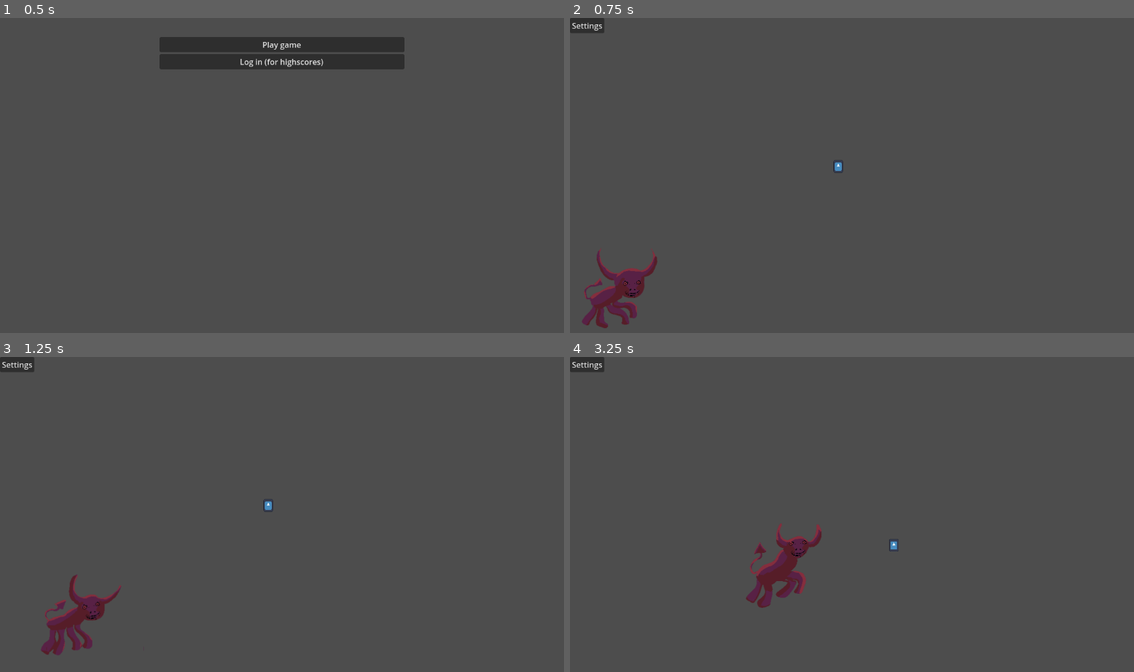
Above: before the commit, frames 1-4 (two rows, left to right).
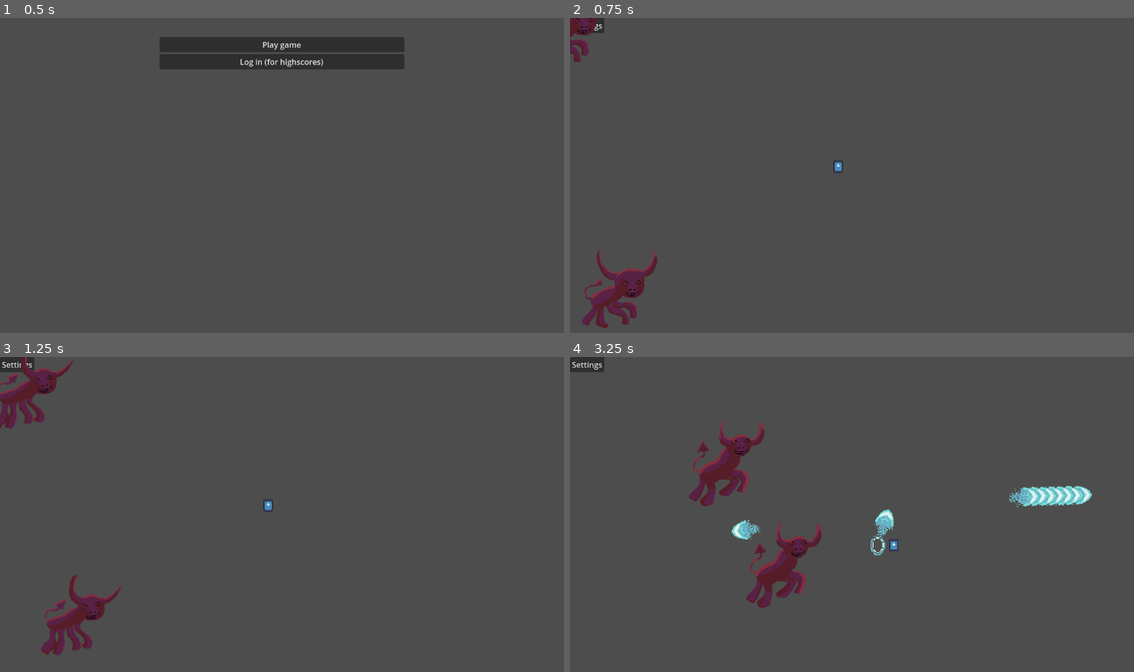
Above: after the commit, the same moments.

Repository: WilliamSundqvist/arcadegame
Game: Godot game, scene res://main_scene.tscn
Two runs of this game, one before a commit and one after it. Both use one fixed random seed, a clock stepped at 60 frames per second and the inputs below. The engine's default icon, where the game draws it, is replaced by a stand-in: a white triangle on a blue panel in a dark square.
Inputs (mouse positions are in pixels of both pictures, inside the frame that each line leads up to):
- Up to frame 1 (0.5 s): no input
- Up to frame 2 (0.75 s): click "Play game" at 0.5 s
- Up to frame 3 (1.25 s): no input
- Up to frame 4 (3.25 s): move the mouse to (976, 498) at 1.27 s; press the mouse at (976, 498) at 1.28 s; hold Right (right) 1.28-2.03 s; move the mouse to (739, 530) at 2.02 s; release the mouse at (739, 530) at 2.03 s; hold S (down) 2.03-2.78 s; tap Space (dash) at 2.1 s; click (739, 530) at 2.3 s; move the mouse to (908, 445) at 2.77 s; hold Right (right) from 2.78 s (still down); hold Shift (sprint) from 2.78 s (still down); click (908, 445) at 3.05 s

Frame 1 is identical in both runs. In frame 2, 0.4% of the frame differs, in the area x 0-5%, y 0-15%; in frame 3, 1.2%; in frame 4, 2.6%, in the area x 21-93%, y 20-64%.

Commit message:
added projectiles, healthpoints on cows and effects when shooting

Diff:
--- a/devil_cow/devil_cow.gd
+++ b/devil_cow/devil_cow.gd
@@ -4,8 +4,10 @@
 
 @export var cow_speed: float = 150.0       # Speed when sprinting
 @onready var player = $"../PlayerCharacter"
+var healthPoints: int
 # Called when the node enters the scene tree for the first time.
 func _ready():
+	healthPoints = 4
 	pass # Replace with function body.
 
 
@@ -17,3 +19,18 @@
 
 	input_vector = (player.position - position).normalized()
 	position += delta * cow_speed * input_vector
+
+func is_hit(damage):
+
+	healthPoints -= damage
+	print(healthPoints)
+	if(healthPoints <= 0):
+		queue_free()
+
+
+
+
+
+func _on_area_2d_area_entered(area):
+	if area.is_in_group("Projectile"):
+		is_hit(area.damage)
--- a/devil_cow/devil_cow.tscn
+++ b/devil_cow/devil_cow.tscn
@@ -1,6 +1,7 @@
-[gd_scene load_steps=14 format=3 uid="uid://d0yu8osq6i4ig"]
+[gd_scene load_steps=15 format=3 uid="uid://d0yu8osq6i4ig"]
 
 [ext_resource type="Texture2D" uid="uid://cc5owoow82ee2" path="res://devil_cow/devil_cow.png" id="1_6y1op"]
+[ext_resource type="Script" path="res://devil_cow/devil_cow.gd" id="1_jnh66"]
 [ext_resource type="Script" path="res://devil_cow/collision_shape_2d.gd" id="2_hrq67"]
 
 [sub_resource type="AtlasTexture" id="AtlasTexture_gdywn"]
@@ -77,9 +78,10 @@
 [sub_resource type="CircleShape2D" id="CircleShape2D_x7lx4"]
 radius = 38.6394
 
-[node name="DevilCow" type="Node2D"]
+[node name="DevilCow" type="Node2D" groups=["Enemies"]]
+script = ExtResource("1_jnh66")
 
-[node name="Area2D" type="Area2D" parent="."]
+[node name="Area2D" type="Area2D" parent="." groups=["Enemies"]]
 
 [node name="AnimatedSprite2D" type="AnimatedSprite2D" parent="Area2D"]
 sprite_frames = SubResource("SpriteFrames_uu1jd")
@@ -91,4 +93,6 @@
 shape = SubResource("CircleShape2D_x7lx4")
 script = ExtResource("2_hrq67")
 
+[connection signal="area_entered" from="Area2D" to="." method="_on_area_2d_area_entered"]
+[connection signal="body_entered" from="Area2D" to="." method="_on_area_2d_body_entered"]
 [connection signal="body_entered" from="Area2D" to="Area2D/CollisionShape2D" method="_on_area_2d_body_entered"]
--- /dev/null
+++ b/effects/blastEffect.tscn
@@ -0,0 +1,65 @@
+[gd_scene load_steps=10 format=3 uid="uid://c5qfep33j55fw"]
+
+[ext_resource type="Script" path="res://effects/blast_effect.gd" id="1_2ubpg"]
+[ext_resource type="Texture2D" uid="uid://2h07wpcf2nex" path="res://projectiles/muzzle_effect.png" id="2_r5ifi"]
+
+[sub_resource type="AtlasTexture" id="AtlasTexture_lypgs"]
+atlas = ExtResource("2_r5ifi")
+region = Rect2(0, 0, 20, 28)
+
+[sub_resource type="AtlasTexture" id="AtlasTexture_pg7n3"]
+atlas = ExtResource("2_r5ifi")
+region = Rect2(20, 0, 20, 28)
+
+[sub_resource type="AtlasTexture" id="AtlasTexture_jvfpt"]
+atlas = ExtResource("2_r5ifi")
+region = Rect2(40, 0, 20, 28)
+
+[sub_resource type="AtlasTexture" id="AtlasTexture_x6tfl"]
+atlas = ExtResource("2_r5ifi")
+region = Rect2(60, 0, 20, 28)
+
+[sub_resource type="AtlasTexture" id="AtlasTexture_nrlhi"]
+atlas = ExtResource("2_r5ifi")
+region = Rect2(80, 0, 20, 28)
+
+[sub_resource type="AtlasTexture" id="AtlasTexture_2a7s8"]
+atlas = ExtResource("2_r5ifi")
+region = Rect2(100, 0, 20, 28)
+
+[sub_resource type="SpriteFrames" id="SpriteFrames_khdjk"]
+animations = [{
+"frames": [{
+"duration": 1.0,
+"texture": SubResource("AtlasTexture_lypgs")
+}, {
+"duration": 1.0,
+"texture": SubResource("AtlasTexture_pg7n3")
+}, {
+"duration": 1.0,
+"texture": SubResource("AtlasTexture_jvfpt")
+}, {
+"duration": 1.0,
+"texture": SubResource("AtlasTexture_x6tfl")
+}, {
+"duration": 1.0,
+"texture": SubResource("AtlasTexture_nrlhi")
+}, {
+"duration": 1.0,
+"texture": SubResource("AtlasTexture_2a7s8")
+}],
+"loop": false,
+"name": &"default",
+"speed": 10.0
+}]
+
+[node name="blastEffect" type="AnimatedSprite2D"]
+texture_filter = 1
+scale = Vector2(2, 2)
+sprite_frames = SubResource("SpriteFrames_khdjk")
+autoplay = "default"
+frame = 5
+frame_progress = 1.0
+script = ExtResource("1_2ubpg")
+
+[connection signal="animation_finished" from="." to="." method="_on_animation_finished"]
--- /dev/null
+++ b/effects/blast_effect.gd
@@ -0,0 +1,16 @@
+extends AnimatedSprite2D
+
+
+
+var markerPosition : Vector2
+
+
+func _ready():
+	position = markerPosition
+
+func _process(delta):
+	pass
+
+
+func _on_animation_finished():
+	queue_free()
--- a/game/game.tscn
+++ b/game/game.tscn
@@ -1,9 +1,8 @@
-[gd_scene load_steps=5 format=3 uid="uid://byihbnp8mskmt"]
+[gd_scene load_steps=4 format=3 uid="uid://byihbnp8mskmt"]
 
 [ext_resource type="Script" path="res://game/game.gd" id="1_kv3x3"]
 [ext_resource type="PackedScene" uid="uid://d0yu8osq6i4ig" path="res://devil_cow/devil_cow.tscn" id="3_dni5l"]
 [ext_resource type="PackedScene" uid="uid://bwm5b0abmd5pj" path="res://player_character/player_character.tscn" id="3_vybl6"]
-[ext_resource type="Script" path="res://devil_cow/devil_cow.gd" id="4_2wv8o"]
 
 [node name="Game" type="Node2D"]
 script = ExtResource("1_kv3x3")
@@ -17,4 +16,5 @@
 
 [node name="DevilCow" parent="." instance=ExtResource("3_dni5l")]
 position = Vector2(99, 565)
-script = ExtResource("4_2wv8o")
+
+[node name="DevilCow2" parent="." instance=ExtResource("3_dni5l")]
--- a/player_character/player_character.gd
+++ b/player_character/player_character.gd
@@ -2,15 +2,17 @@
 class_name PlayerCharacter
 @onready var sprite: Sprite2D = $Sprite
 @onready var dashTimer: Timer = $dashTimer
-
+@onready var fireTimer = $fireTimer
+@onready var projectile = load("res://projectiles/basicProjectile.tscn")
 @export var camera: Camera2D
-
+@onready var blastEffect = load("res://effects/blastEffect.tscn")
 var current_state: State = null
 var state_moving = preload("res://player_character/states/moving.gd").new()
 var state_idle = preload("res://player_character/states/idle.gd").new()
 var state_dash = preload("res://player_character/states/dash.gd").new()
 
 var availableDashes = 3
+var fireRate = 0.1
 
 func _ready():
 	change_state(state_moving)
@@ -19,9 +21,26 @@
 	if current_state:
 		current_state.process(self, delta) #All logic is processed in ./states/ idle&moving&casting&taking_damage&etc
 
+	if Input.is_action_pressed("shoot") and fireTimer.is_stopped():
+		shoot()
+		fireTimer.start(fireRate)
+
+
+
 func change_state(new_state: State):
 	if current_state:
 		current_state.exit(self)
 	current_state = new_state
 	if current_state:
 		current_state.enter(self)
+
+func shoot():
+	var level_root = get_parent().get_parent()
+	var effect = blastEffect.instantiate()
+	effect.markerPosition = $Sprite/Marker2D.global_position
+	level_root.add_child(effect)
+
+	var instance = projectile.instantiate()
+	instance.targetPosition = get_global_mouse_position()
+	instance.markerPosition = $Sprite/Marker2D.global_position
+	level_root.add_child(instance)
--- a/player_character/player_character.tscn
+++ b/player_character/player_character.tscn
@@ -16,6 +16,12 @@
 scale = Vector2(0.15, 0.2)
 texture = ExtResource("2_gxu0s")
 
+[node name="Marker2D" type="Marker2D" parent="Sprite"]
+
 [node name="dashTimer" type="Timer" parent="."]
 wait_time = 0.05
 one_shot = true
+
+[node name="fireTimer" type="Timer" parent="."]
+wait_time = 0.25
+one_shot = true
--- a/project.godot
+++ b/project.godot
@@ -23,6 +23,8 @@
 [global_group]
 
 Player="Spelaren"
+Enemies="Alla fiender"
+Projectile=""
 
 [input]
 
@@ -60,6 +62,11 @@
 "events": [Object(InputEventKey,"resource_local_to_scene":false,"resource_name":"","device":-1,"window_id":0,"alt_press …(191 unchanged characters)…
 ]
 }
+shoot={
+"deadzone": 0.5,
+"events": [Object(InputEventMouseButton,"resource_local_to_scene":false,"resource_name":"","device":-1,"window_id":0,"alt_pressed":false,"shift_pressed":false,"ctrl_pressed":false,"meta_pressed":false,"button_mask":1,"position":Vector2(97, 7),"global_position":Vector2(106, 53),"factor":1.0,"button_index":1,"canceled":false,"pressed":true,"double_click":false,"script":null)
+]
+}
 
 [rendering]
 
--- /dev/null
+++ b/projectiles/basicProjectile.tscn
@@ -0,0 +1,61 @@
+[gd_scene load_steps=9 format=3 uid="uid://bbkwq3xwgxh08"]
+
+[ext_resource type="Script" path="res://projectiles/basic_projectile.gd" id="1_0fro3"]
+[ext_resource type="Texture2D" uid="uid://dkedir03wt281" path="res://projectiles/energy_projectile_1.png" id="2_qaqp0"]
+
+[sub_resource type="AtlasTexture" id="AtlasTexture_125je"]
+atlas = ExtResource("2_qaqp0")
+region = Rect2(0, 0, 49, 31)
+
+[sub_resource type="AtlasTexture" id="AtlasTexture_ox2a6"]
+atlas = ExtResource("2_qaqp0")
+region = Rect2(49, 0, 49, 31)
+
+[sub_resource type="AtlasTexture" id="AtlasTexture_rr855"]
+atlas = ExtResource("2_qaqp0")
+region = Rect2(98, 0, 49, 31)
+
+[sub_resource type="AtlasTexture" id="AtlasTexture_qlnvg"]
+atlas = ExtResource("2_qaqp0")
+region = Rect2(147, 0, 49, 31)
+
+[sub_resource type="SpriteFrames" id="SpriteFrames_ipdfg"]
+animations = [{
+"frames": [{
+"duration": 1.0,
+"texture": SubResource("AtlasTexture_125je")
+}, {
+"duration": 1.0,
+"texture": SubResource("AtlasTexture_ox2a6")
+}, {
+"duration": 1.0,
+"texture": SubResource("AtlasTexture_rr855")
+}, {
+"duration": 1.0,
+"texture": SubResource("AtlasTexture_qlnvg")
+}],
+"loop": true,
+"name": &"default",
+"speed": 5.0
+}]
+
+[sub_resource type="RectangleShape2D" id="RectangleShape2D_wi53v"]
+size = Vector2(45.5, 26)
+
+[node name="BasicProjectile" type="Area2D" groups=["Projectile", "enemies"]]
+scale = Vector2(5, 5)
+script = ExtResource("1_0fro3")
+
+[node name="Sprite2D" type="AnimatedSprite2D" parent="."]
+texture_filter = 1
+scale = Vector2(0.25, 0.25)
+sprite_frames = SubResource("SpriteFrames_ipdfg")
+autoplay = "default"
+frame_progress = 0.0694527
+
+[node name="CollisionShape2D" type="CollisionShape2D" parent="."]
+scale = Vector2(0.25, 0.25)
+shape = SubResource("RectangleShape2D_wi53v")
+
+[connection signal="area_entered" from="." to="." method="_on_area_entered"]
+[connection signal="body_entered" from="." to="." method="_on_body_entered"]
--- /dev/null
+++ b/projectiles/basic_projectile.gd
@@ -0,0 +1,25 @@
+extends Area2D
+
+@export var speed = 250
+
+var dir : Vector2
+var velocity = Vector2.ZERO
+var markerPosition : Vector2
+var targetPosition : Vector2
+@export var damage: int = 1
+
+func _ready():
+	position = markerPosition
+	dir = (targetPosition - markerPosition).normalized()
+	rotation_degrees = rad_to_deg(markerPosition.angle_to_point(targetPosition))
+
+func _process(delta):
+	velocity = dir * speed
+	position += velocity * delta
+
+func _on_area_entered(area):
+	if area.is_in_group("Enemies"):
+		hide()
+		print("träff")
+	#gör skada eller dylikt
+		queue_free()
--- /dev/null
+++ b/projectiles/blastEffect.gd
@@ -0,0 +1,11 @@
+extends AnimatedSprite2D
+
+var markerPosition : Vector2
+# Called when the node enters the scene tree for the first time.
+func _ready():
+	position = markerPosition
+
+
+# Called every frame. 'delta' is the elapsed time since the previous frame.
+func _process(delta):
+	pass
Binary file added: projectiles/energy_projectile_1.png
Not shown, added: projectiles/energy_projectile_1.png.import
Binary file added: projectiles/muzzle_effect.png
Not shown, added: projectiles/muzzle_effect.png.import
